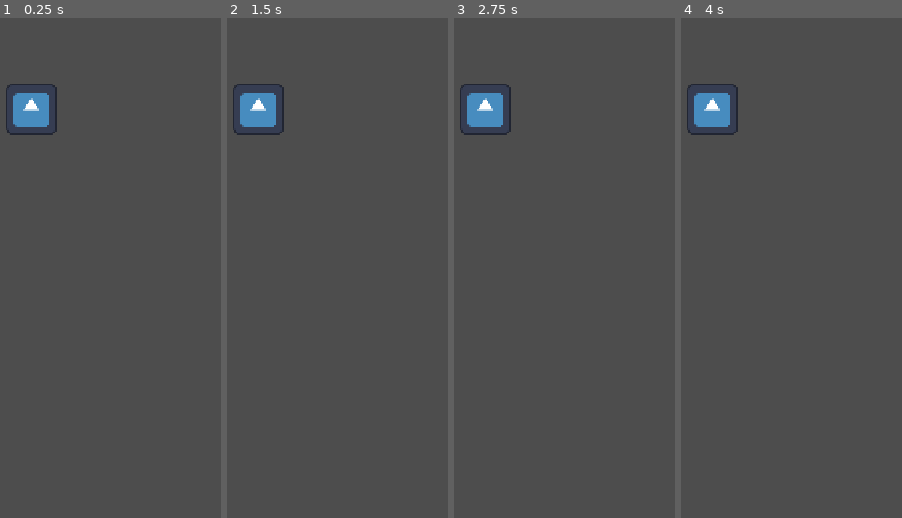
Above: before the commit, frames 1-4 (left to right).
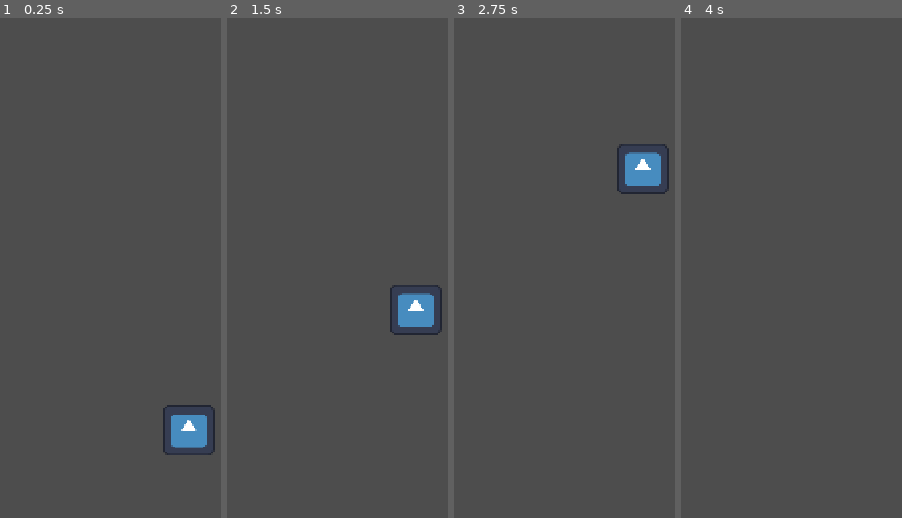
Above: after the commit, the same moments.

Repository: ilcubo/flappybird
Game: Godot game, scene res://world.tscn
Same seed, same stepped clock (60 frames per second), same inputs: the game is played once before the commit and once after it. The project has no main scene, so this scene is started directly. The engine's default icon, where the game draws it, is replaced by a stand-in: a white triangle on a blue panel in a dark square.
Inputs:
- Up to frame 1 (0.25 s): no input
- Up to frame 2 (1.5 s): tap Enter (ui_accept) at 0.5, 0.6, 0.77, 1.07, 1.35 s
- Up to frame 3 (2.75 s): tap Enter (ui_accept) at 1.52, 1.82, 2.1 s
- Up to frame 4 (4 s): tap Enter (ui_accept) at 2.85, 3.02, 3.32, 3.6, 3.77 s

The runs differ from the first frame. In frame 1, 2.8% of the frame differs, in the area x 2-98%, y 13-88%; in frame 2, 2.8%, in the area x 2-98%, y 13-64%; in frame 3, 2.8%; in frame 4, 1.4%.

Commit message:
✨ Add basic jumping

Diff:
--- /dev/null
+++ b/bird.gd
@@ -0,0 +1,16 @@
+extends CharacterBody2D
+
+
+const JUMP_VELOCITY = -400.0
+
+
+func _physics_process(delta: float) -> void:
+	# Add the gravity.
+	if not is_on_floor():
+		velocity += get_gravity() * delta
+
+	# Handle jump.
+	if Input.is_action_just_pressed("ui_accept"):
+		velocity.y = JUMP_VELOCITY
+
+	move_and_slide()
--- a/bird.tscn
+++ b/bird.tscn
@@ -1,11 +1,13 @@
 [gd_scene format=3 uid="uid://bqeb7br0unuvx"]
 
+[ext_resource type="Script" uid="uid://dbtxcc4mbpbms" path="res://bird.gd" id="1_crnqq"]
 [ext_resource type="Texture2D" uid="uid://cnf854gcxy15p" path="res://icon.svg" id="1_g5k2s"]
 
 [sub_resource type="RectangleShape2D" id="RectangleShape2D_s8ogb"]
 size = Vector2(79, 77)
 
 [node name="Bird" type="CharacterBody2D" unique_id=1581606649]
+script = ExtResource("1_crnqq")
 
 [node name="Icon" type="Sprite2D" parent="." unique_id=1676352911]
 position = Vector2(-4.000002, 1.0000038)
--- a/world.tscn
+++ b/world.tscn
@@ -5,4 +5,4 @@
 [node name="World" type="Node2D" unique_id=1118291424]
 
 [node name="Bird" parent="." unique_id=762531759 instance=ExtResource("1_f3sb7")]
-position = Vector2(99, 145)
+position = Vector2(351, 630)
